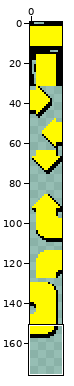
Two versions of one pixel-art file, assets/arrows.aseprite. The first picture is a wide view before the edit; the outline marks the close-up.
Close-up. Earlier state:
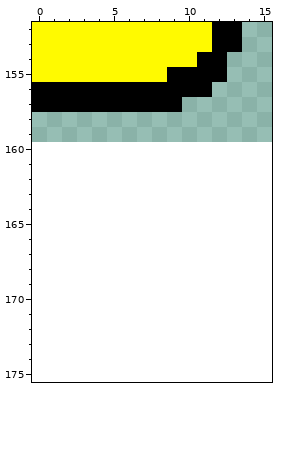
16x160 pixels, 1 frame. Shown: x 0..15, y 152..175. The old version is drawn lined up with the new one, on the new canvas.
Now the later version:
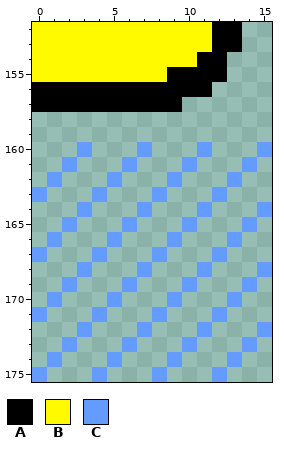
Palette (. is transparent): A #000000  B #fffa00  C #639bff
Message: Draw reachable tiles
Edits made:
canvas 16x160 -> 16x176
Changed rows in their new state; - is an unchanged pixel.
first column x 0:
160 ---C---C---C---C
161 --C---C---C---C-
162 -C---C---C---C--
163 C---C---C---C---
164 ---C---C---C---C
165 --C---C---C---C-
166 -C---C---C---C--
167 C---C---C---C---
168 ---C---C---C---C
169 --C---C---C---C-
170 -C---C---C---C--
171 C---C---C---C---
172 ---C---C---C---C
173 --C---C---C---C-
174 -C---C---C---C--
175 C---C---C---C---
Boxes around the changes in both close-ups, in picture pixels (x1, y1, x2, y2):
added: (32, 142, 272, 382)
